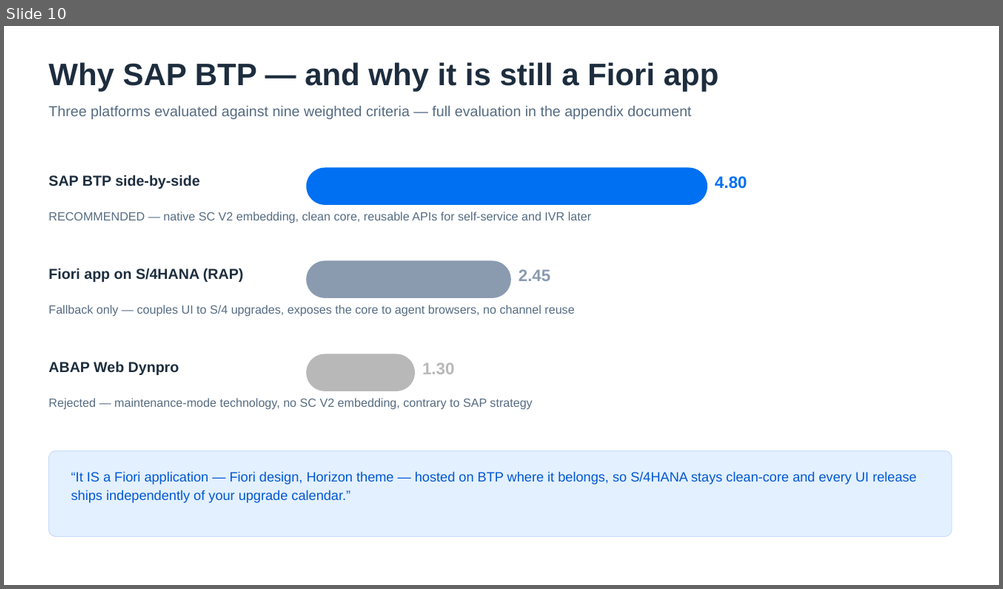
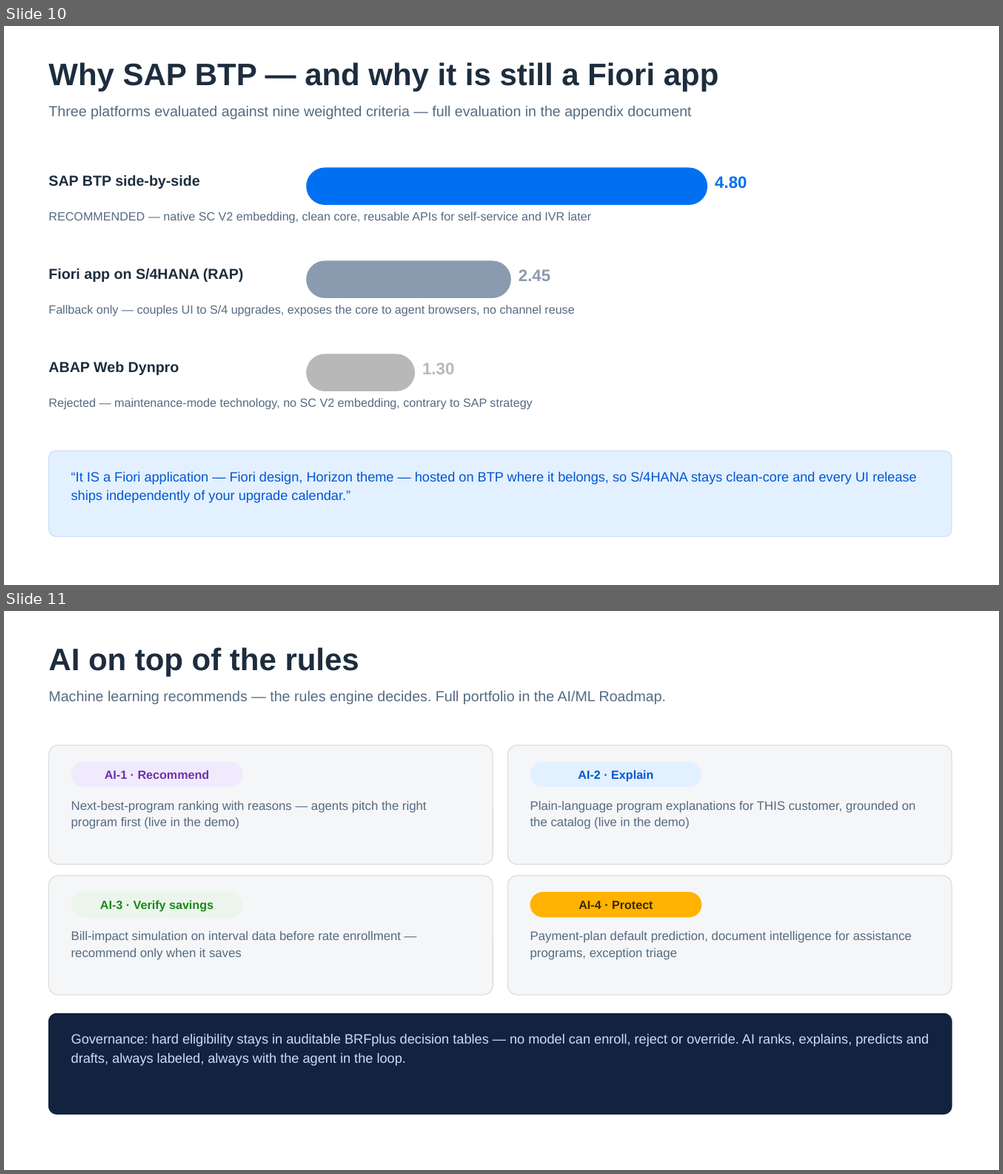
Before and after one commit to Sri-Varahi-GLobal-Business-Services-LLC/Customer-Enrollment-Center, a slide deck: Enrollment Center/Enrollment Center - Client Presentation v1.0.pptx. Shown one above the other, each under a label of ours: slide 10 before the commit, slides 10 and 11 after it. The pictures are 1003x589 and 1003x1174 pixels, drawn with LibreOffice and Linux fonts; fonts in the diff are those of the drawing. Boxes give left, top, right and bottom in pixels: in the first picture for what was removed or moved away, otherwise in the second. Text is boxed around its words. In the diff, an @@ line names an element or a change of style, - is before the commit and + after.

```diff
--- a/Enrollment Center/Enrollment Center - Client Presentation v1.0.pptx
+++ b/Enrollment Center/Enrollment Center - Client Presentation v1.0.pptx
@@ slide 11 added at [4, 611, 999, 1170], background #FFFFFF @@
@@ text added at [48, 647, 359, 676], 30 pt, text #1D2D3E, bold @@
+AI on top of the rules
@@ text added at [48, 691, 666, 704], 14 pt, text #556B82 @@
+Machine learning recommends — the rules engine decides. Full portfolio in the AI/ML Roadmap.
@@ rounded rectangle added at [48, 745, 492, 865], fill #F5F6F7, outline #D9D9D9 0.75 pt @@
@@ rounded rectangle added at [71, 762, 243, 787], fill #F0EAFD, 11.5 pt, text #6C32A9, bold @@
+AI-1 · Recommend
@@ rounded rectangle added at [508, 745, 951, 865], fill #F5F6F7, outline #D9D9D9 0.75 pt @@
@@ rounded rectangle added at [530, 762, 702, 787], fill #E3F0FF, 11.5 pt, text #0057D2, bold @@
+AI-2 · Explain
@@ text added at [71, 801, 427, 829], 12 pt, text #556B82 @@
+Next-best-program ranking with reasons — agents pitch the right program first (live in the demo)
@@ text added at [530, 801, 916, 829], 12 pt, text #556B82 @@
+Plain-language program explanations for THIS customer, grounded on the catalog (live in the demo)
@@ rounded rectangle added at [48, 876, 492, 995], fill #F5F6F7, outline #D9D9D9 0.75 pt @@
@@ rounded rectangle added at [508, 876, 951, 995], fill #F5F6F7, outline #D9D9D9 0.75 pt @@
@@ rounded rectangle added at [71, 892, 243, 917], fill #EBF5EB, 11.5 pt, text #188918, bold @@
+AI-3 · Verify savings
@@ rounded rectangle added at [530, 892, 702, 917], fill #FFB300, 11.5 pt, text #3B2A00, bold @@
+AI-4 · Protect
@@ text added at [71, 931, 401, 960], 12 pt, text #556B82 @@
+Bill-impact simulation on interval data before rate enrollment — recommend only when it saves
@@ text added at [530, 931, 911, 960], 12 pt, text #556B82 @@
+Payment-plan default prediction, document intelligence for assistance programs, exception triage
@@ rounded rectangle added at [48, 1014, 951, 1115], fill #12233F, outline #12233F 0.75 pt @@
@@ text added at [71, 1034, 928, 1066], 13 pt, text #CADCFC @@
+Governance: hard eligibility stays in auditable BRFplus decision tables — no model can enroll, reject or override. AI ranks, explains, predicts and drafts, always labeled, always with the agent in the loop.
```
Also in this commit, not shown: 6 other files.
